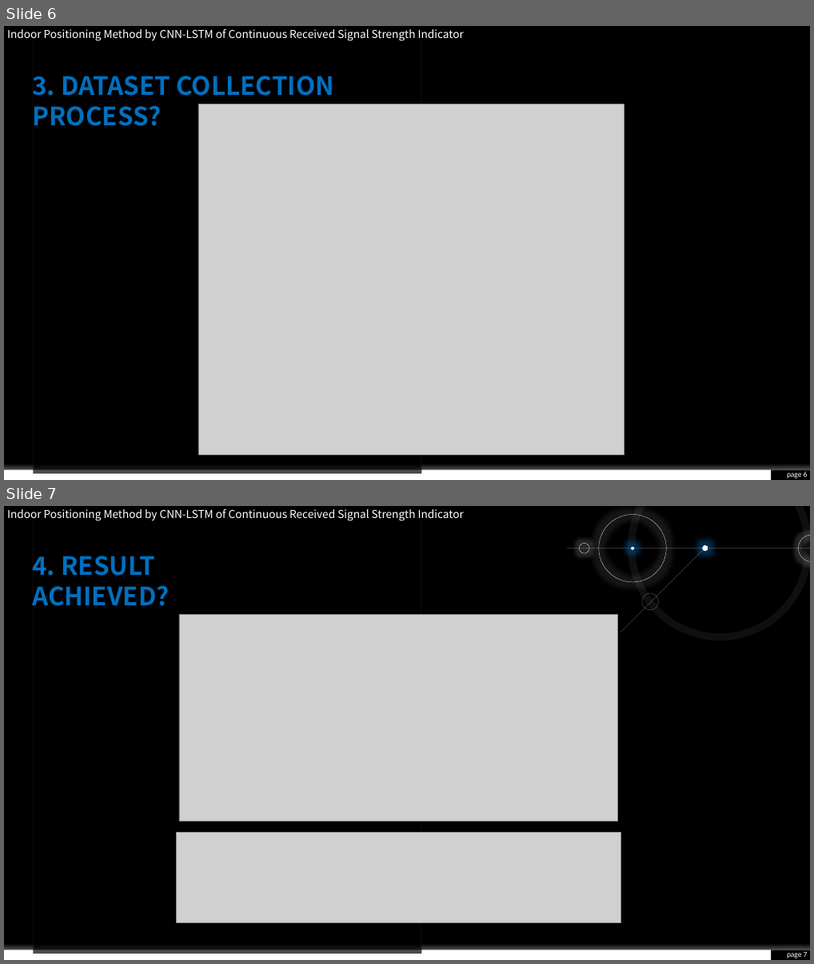
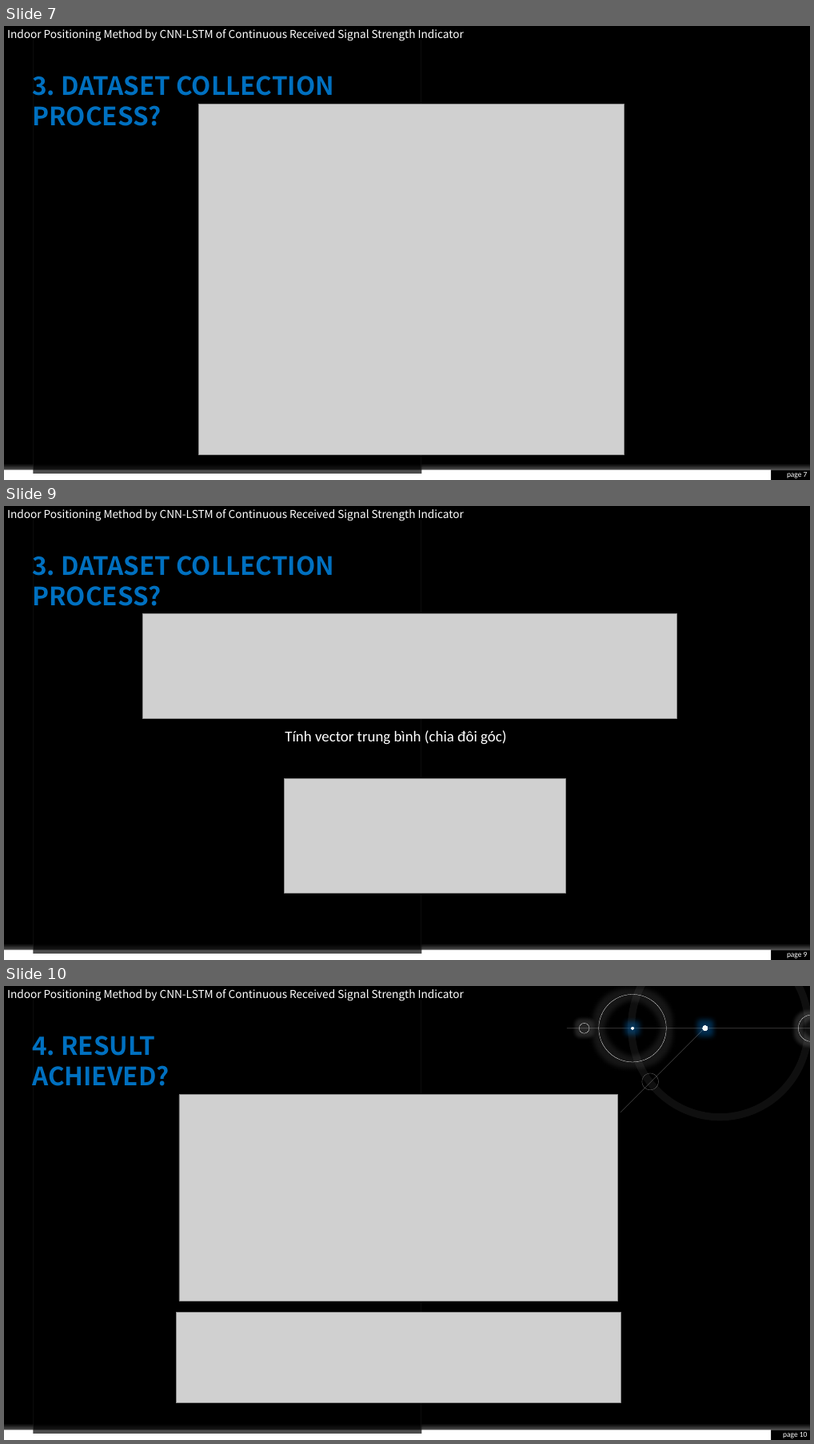
Before and after one commit to honguyenhoangphat/Scientific_Research, a slide deck: Task 4_20032025/Indoor Positioning Method by CNN-LSTM of Continuous Received Signal Strength Indicator.pptm. Shown one above the other, each under a label of ours: slides 6 and 7 before the commit, slides 7, 9 and 10 after it; the slides between them are not shown. The pictures are 814x964 and 814x1444 pixels, drawn with LibreOffice and Linux fonts; fonts in the diff are those of the drawing; grey boxes stand for pictures. Boxes give left, top, right and bottom in pixels: in the first picture for what was removed or moved away, otherwise in the second. Text is boxed around its words. In the diff, an @@ line names an element or a change of style, - is before the commit and + after.

```diff
--- a/Task 4_20032025/Indoor Positioning Method by CNN-LSTM of Continuous Received Signal Strength Indicator.pptm
+++ b/Task 4_20032025/Indoor Positioning Method by CNN-LSTM of Continuous Received Signal Strength Indicator.pptm
@@ slide 9 added at [4, 506, 810, 960], background #000000; not listed: 5 template elements that a slide beside it also shows @@
@@ text added at [7, 509, 464, 521], 13 pt, text #FFFFFF @@
+Indoor Positioning Method by CNN-LSTM of Continuous Received Signal Strength Indicator
@@ text added at [32, 556, 334, 606], 30 pt, text #0070C0, bold @@
+3. DATASET COLLECTION PROCESS?
@@ picture added at [143, 614, 678, 718] @@
@@ text added at [285, 730, 506, 744], 18 pt, text #FFFFFF @@
+  Tính vector trung bình (chia đôi góc)
@@ picture added at [284, 778, 566, 892] @@
@@ page number added at [787, 952, 808, 958], 9 pt, text #FFFFFF @@
+page 9
@@ what was slide 6 is now slide 7 @@
@@ page number at [787, 472, 808, 478]: text changed @@
-page 6
+page 7
@@ what was slide 7 is now slide 10 @@
@@ page number at [783, 1432, 808, 1438]: text changed @@
-page 7
+page 10
```
Also in this commit, not shown: 2 slides changed, 1 other slide added, 1 slide removed, 5 other files.
